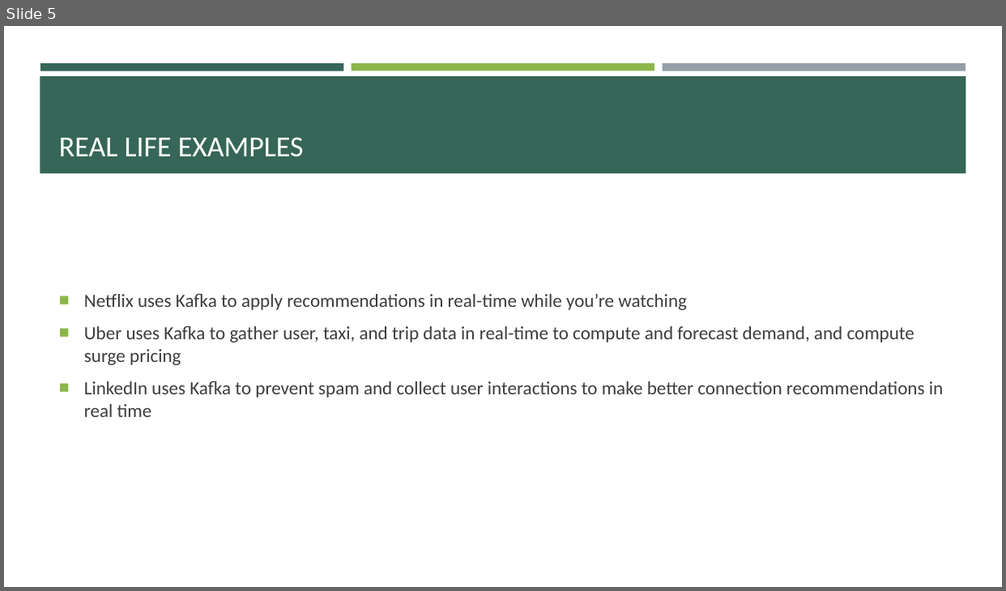
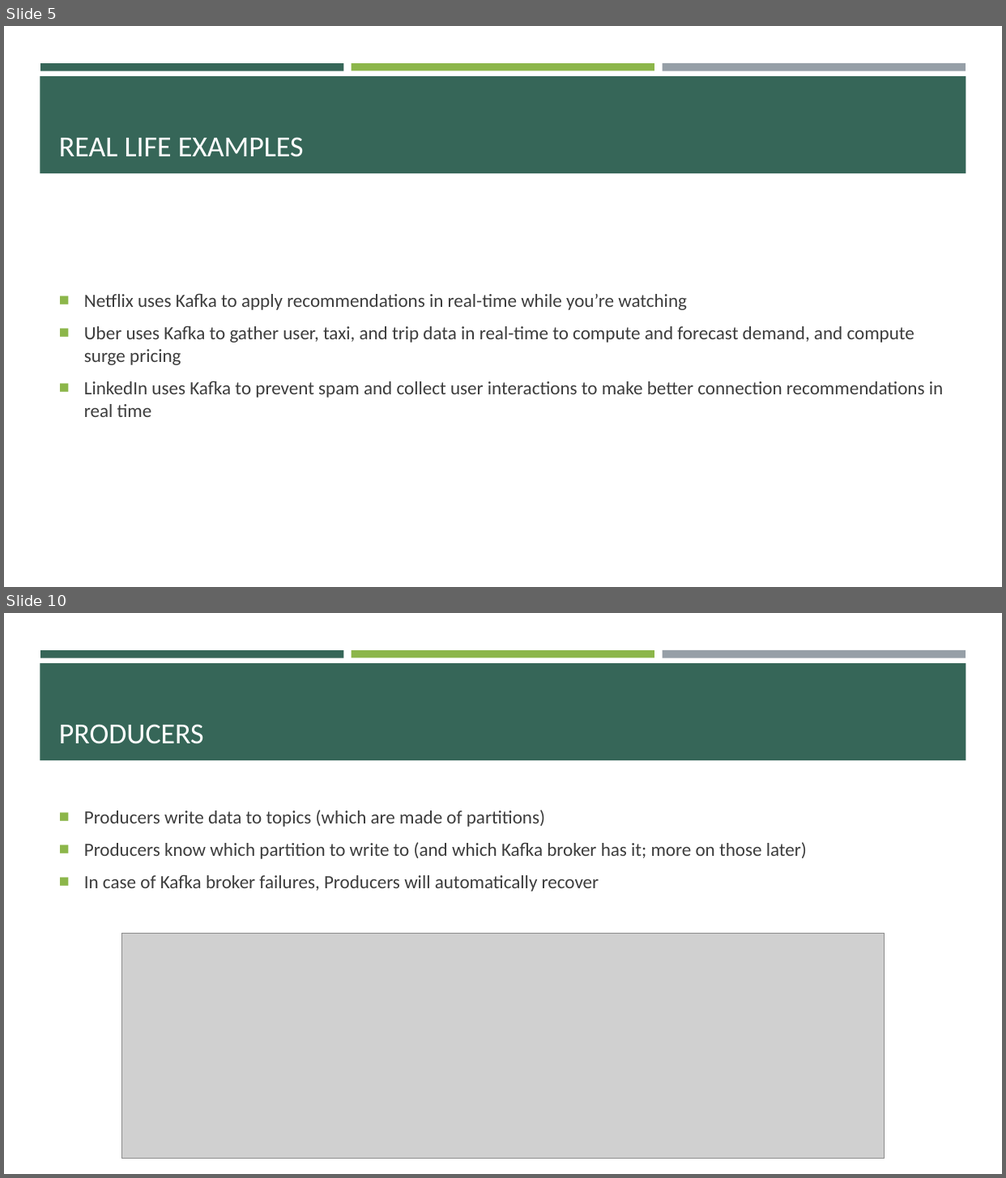
Before and after one commit to e-m-wilson/data_engineering, a slide deck: kafka/Kafka.pptx. Shown one above the other, each under a label of ours: slide 5 before the commit, slides 5 and 10 after it; the slides between them are not shown. The pictures are 1006x591 and 1006x1178 pixels, drawn with LibreOffice and Linux fonts; fonts in the diff are those of the drawing; grey boxes stand for pictures. Boxes give left, top, right and bottom in pixels: in the first picture for what was removed or moved away, otherwise in the second. Text is boxed around its words. In the diff, an @@ line names an element or a change of style, - is before the commit and + after.

```diff
--- a/kafka/Kafka.pptx
+++ b/kafka/Kafka.pptx
@@ slide 10 added at (x1=4, y1=613, x2=1002, y2=1174), background #FFFFFF; not listed: 4 template elements that a slide beside it also shows @@
@@ title added at (x1=59, y1=724, x2=204, y2=744), 28 pt, text #FFFFFF @@
+PRODUCERS
@@ text added at (x1=84, y1=810, x2=807, y2=892), 18 pt, text #3D3D3D @@
+■ Producers write data to topics (which are made of partitions)
+■ Producers know which partition to write to (and which Kafka broker has it; more on those later)
+■ In case of Kafka broker failures, Producers will automatically recover
@@ picture added at (x1=121, y1=934, x2=884, y2=1159) @@
```
Also in this commit, not shown: 32 other slides added, 2 other files.
